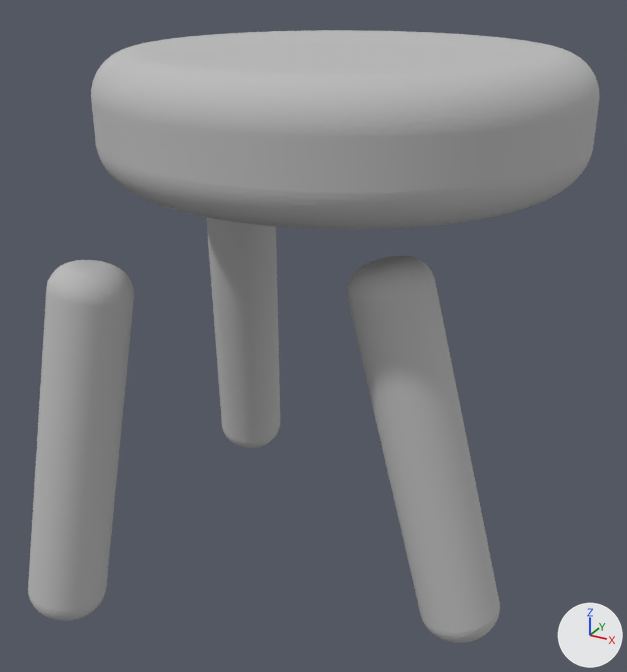
What one commit did to the glTF model public/Hocker/hocker.glb.
One viewpoint serves both versions: a camera (50 mm lens) standing at (-0.94, 5.62, 3.72) and looking at (-2.68, 8.8, 2.13). The axes (+X, +Y, +Z) are drawn at lower right. The lights are the same throughout.

Objects in the first picture: 'hocker'.
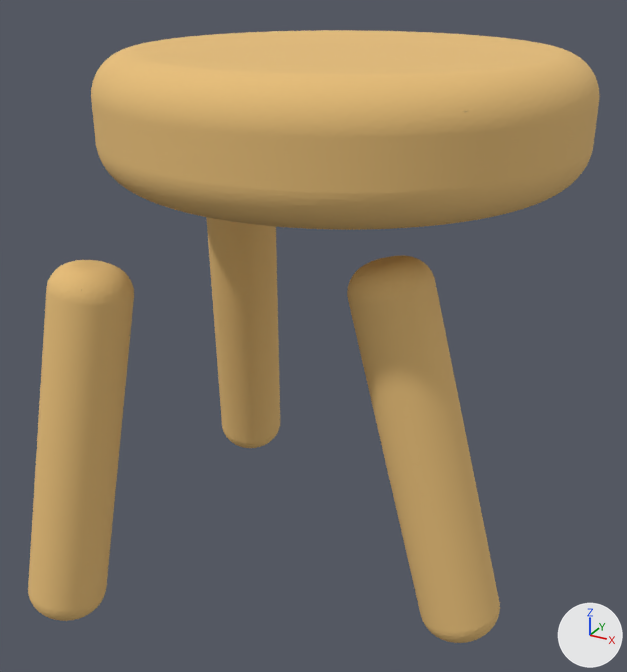
Edits to the bpy script that builds the scene:
```text
Add img_282312_23_05_24_17_42_47_1_color:
    img_282312_23_05_24_17_42_47_1_color = load_image('282312_23_05_24_17_42_47_1_color', '_unpacked/282312_23_05_24_17_42_47_1_color', 2048, 2048, 'sRGB')
Add mat_282312_23_05_24_17_42_47_1:
    mat_282312_23_05_24_17_42_47_1 = principled_material('282312_23_05_24_17_42_47_1')
    mat_282312_23_05_24_17_42_47_1.texture = img_282312_23_05_24_17_42_47_1_color
    mat_282312_23_05_24_17_42_47_1.roughness = 1.0
Change me_hocker_mesh:
    where me_hocker_mesh.from_pydata(...)  # 6463 vertices, 12910 faces; spans x -3.66..-1.61, y 7.69..9.99, z 0.95..3.37
    remove me_hocker_mesh.materials.append(mat_hocker)  # grey #bcbcbc
    add me_hocker_mesh.materials.append(mat_282312_23_05_24_17_42_47_1)  # picture img_282312_23_05_24_17_42_47_1_color
```

Where the change shows, as pixel boxes [x1, y1, x2, y2] in the pictures (627 x 672 px):
'hocker', recoloured (grey to orange): [28, 30, 599, 643] in both
